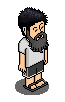
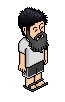
Two versions of the same layered image (w=65, h=102). Layer-by-layer changes:
hid "Capa 2", opacity 60% → 40% over (x1=15, y1=78, x2=49, y2=95)
